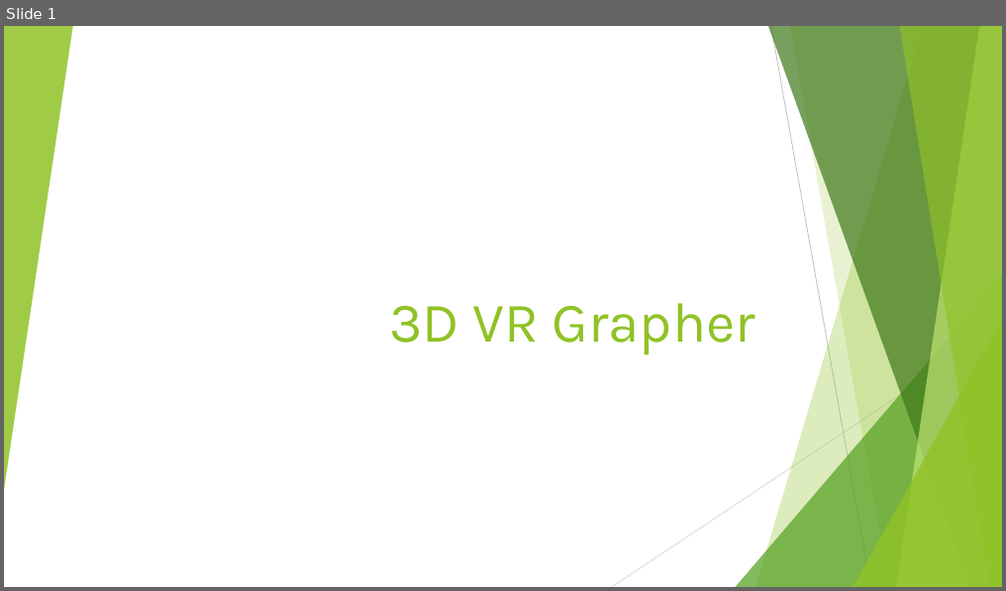
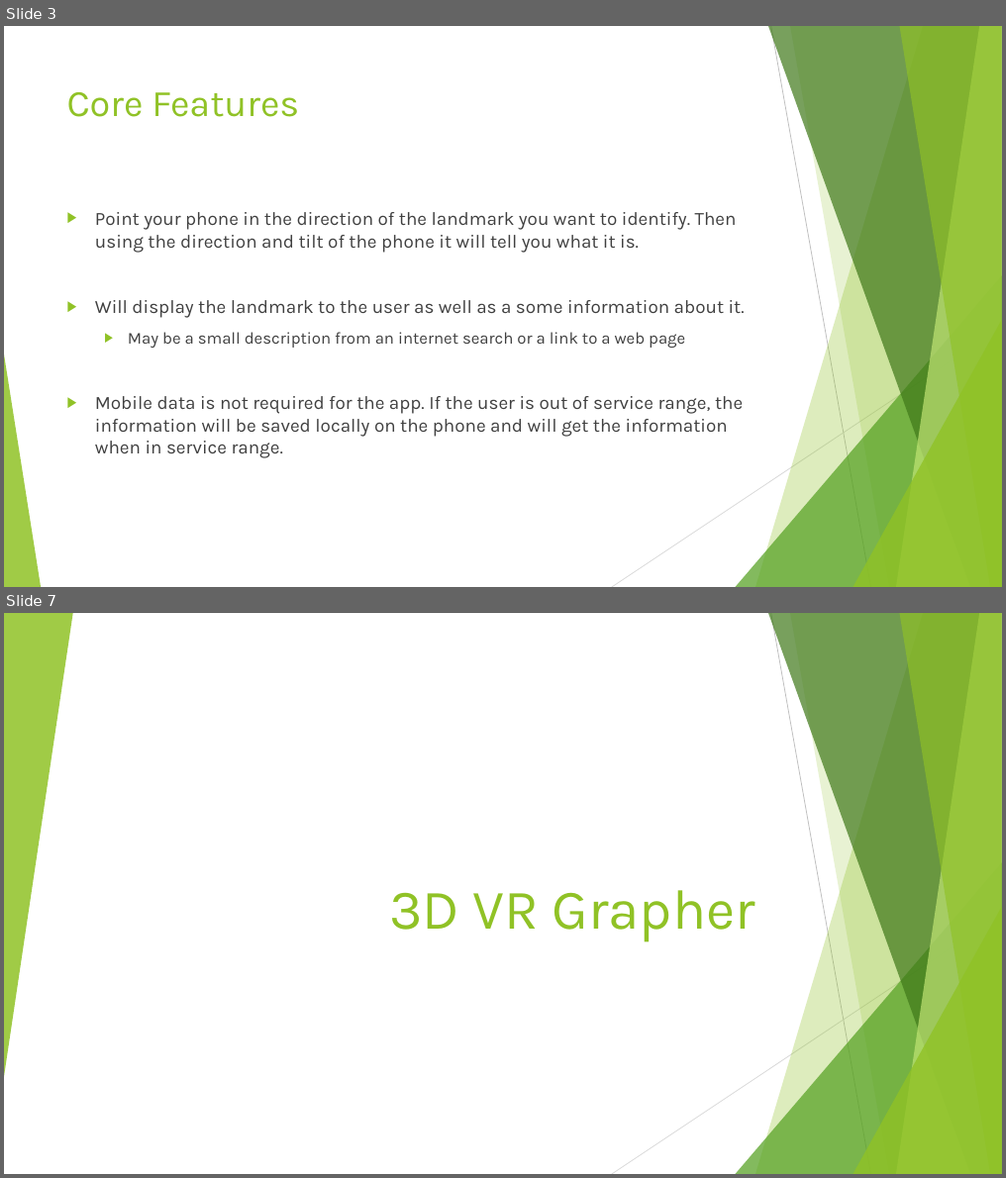
Before and after one commit to junmin-yee/Landmarked, a slide deck: Idea Presentation.pptx. Shown one above the other, each under a label of ours: slide 1 before the commit, slides 3 and 7 after it; the slides between them are not shown. The pictures are 1006x591 and 1006x1178 pixels, drawn with LibreOffice and Linux fonts; fonts in the diff are those of the drawing. Boxes give left, top, right and bottom in pixels: in the first picture for what was removed or moved away, otherwise in the second. Text is boxed around its words. In the diff, an @@ line names an element or a change of style, - is before the commit and + after.

```diff
--- a/Idea Presentation.pptx
+++ b/Idea Presentation.pptx
@@ slide 3 added at (4, 26, 1002, 587), background #FFFFFF; not listed: 9 template elements that a slide beside it also shows @@
@@ title added at (67, 92, 299, 117), 36 pt, text #90C226 @@
+Core Features
@@ text added at (95, 212, 745, 459), 18 pt, text #404040 @@
+▶ Point your phone in the direction of the landmark you want to identify. Then using the direction and tilt of the phone it will tell you what it is.
+▶ Will display the landmark to the user as well as a some information about it.
+  ▶ May be a small description from an internet search or a link to a web page
+▶ Mobile data is not required for the app. If the user is out of service range, the information will be saved locally on the phone and will get the information when in service range.
@@ triangle added at (4, 355, 41, 587), fill #90C226 at 85% opacity @@
@@ what was slide 1 is now slide 7 @@
```
Also in this commit, not shown: 5 other slides added.
